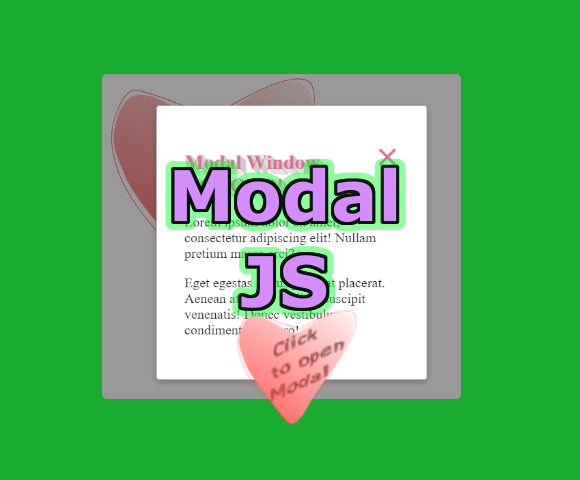
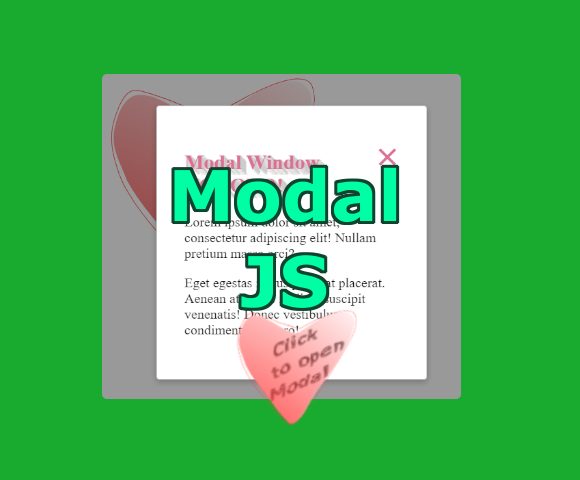
The second 580×480 image is a revision of the first. Changes to its layers:
painted on "Modal ..." over (174, 167, 397, 308)
painted on "oneMore #2" over (171, 164, 400, 311)
removed layer "oneMore #3" (was 46%) over (165, 158, 406, 317)
